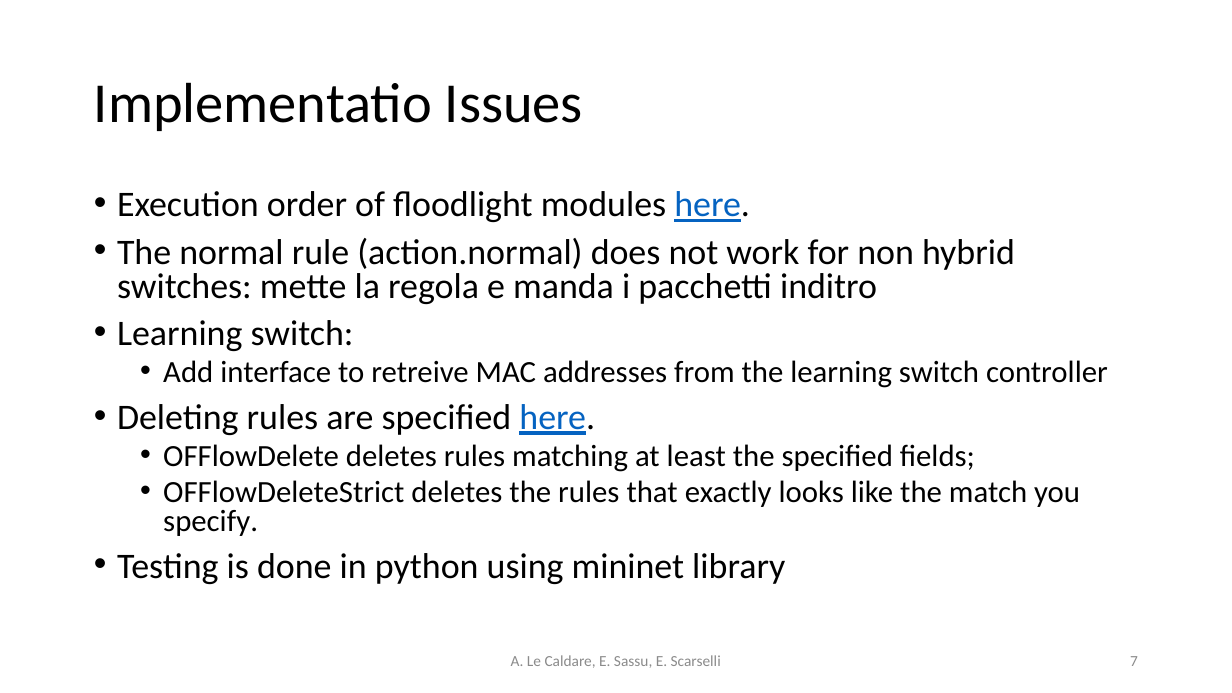
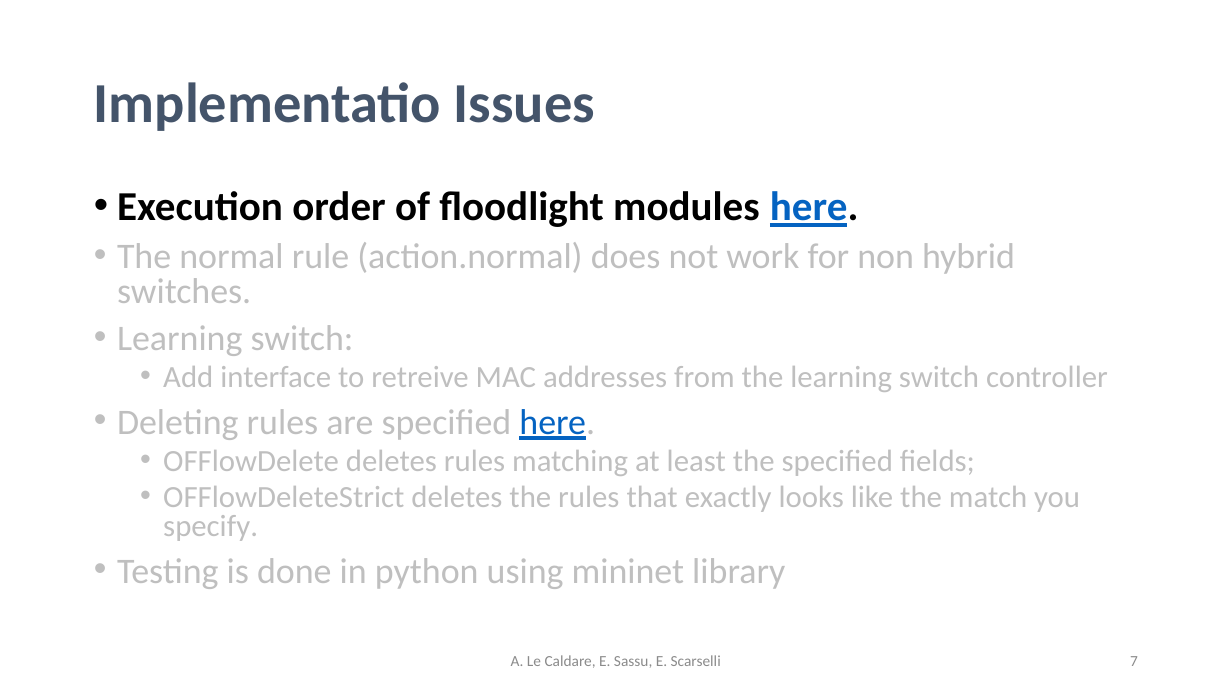
Before and after one commit to psoftware/ddosdefence-floodlight-controller, a slide deck: slide 7 of Docs/DDoSDefence.pptx. Drawn at 1232x693 pixels with LibreOffice and Linux fonts; fonts in the diff are those of the drawing. Boxes give left, top, right and bottom in pixels: in the first picture for what was removed or moved away, otherwise in the second. Text is boxed around its words. In the diff, an @@ line names an element or a change of style, - is before the commit and + after.

```diff
--- a/Docs/DDoSDefence.pptx
+++ b/Docs/DDoSDefence.pptx
@@ title "Implementatio Issues" at box(94, 82, 595, 131): text colour #000000 to #44546A, bold on @@
@@ text at box(117, 191, 1108, 589): size 28 to 32 pt, bold on in "Execution order of floodlight modules here."; text colour #000000 to #BFBFBF in "Learning switch:", "Add interface to retreive MAC addresses from ...", "Deleting rules are specified here.", "OFFlowDelete deletes rules matching at least the ..." and 2 more places @@
@@ text at box(117, 242, 1015, 303): text changed; text colour #000000 to #BFBFBF @@
-• The normal rule (action.normal) does not work for non hybrid switches: mette la regola e manda i pacchetti inditro
+• The normal rule (action.normal) does not work for non hybrid switches.
```
Also in this commit, not shown: 4 other slides changed, 4 slides added, 1 other file.
